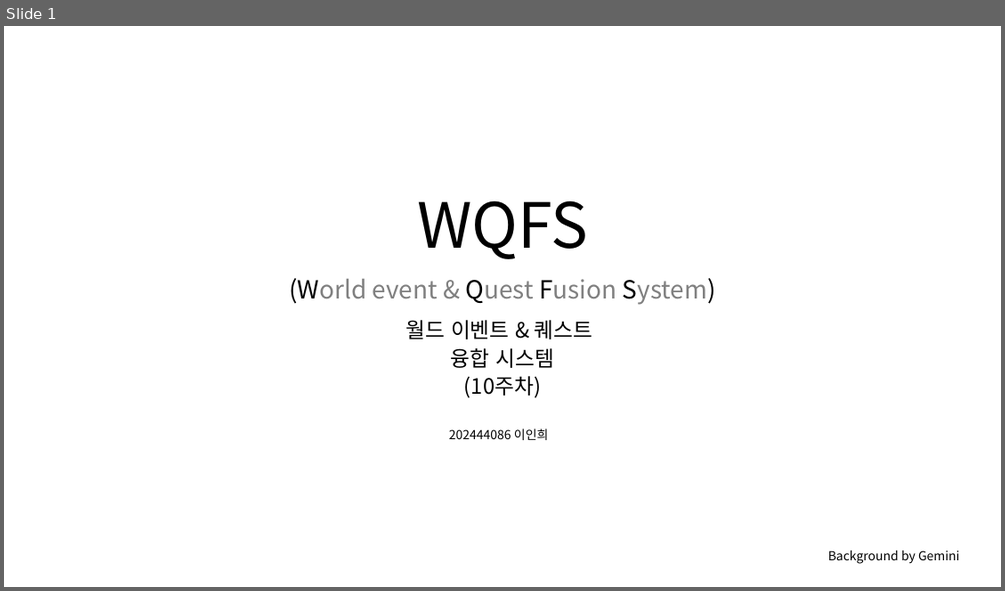
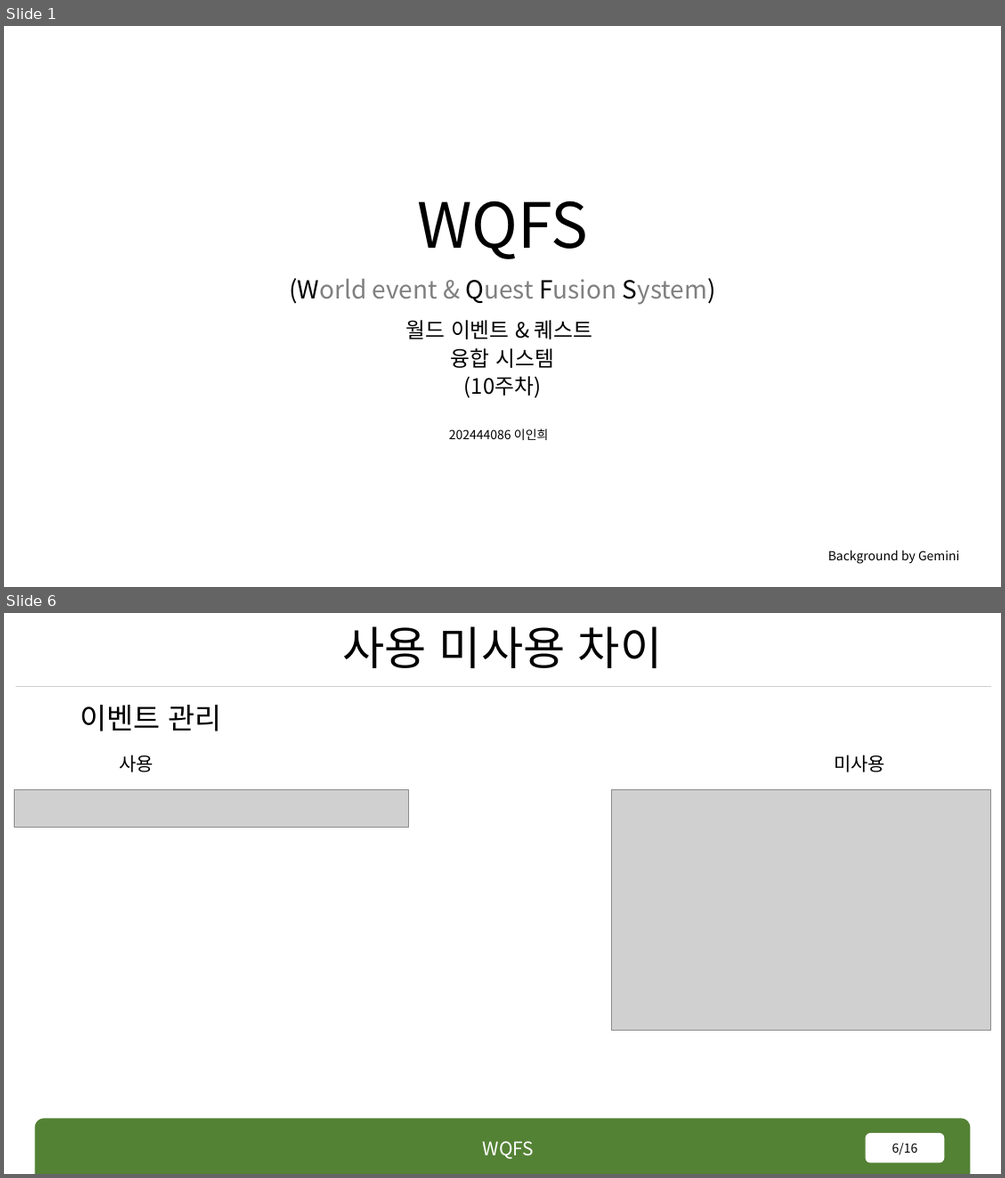
Before and after one commit to rennOobayashi/WQFS, a slide deck: WQFS.pptx. Shown one above the other, each under a label of ours: slide 1 before the commit, slides 1 and 6 after it; the slides between them are not shown. The pictures are 1005x591 and 1005x1178 pixels, drawn with LibreOffice and Linux fonts; fonts in the diff are those of the drawing; grey boxes stand for pictures; background and template pictures are left out. Boxes give left, top, right and bottom in pixels: in the first picture for what was removed or moved away, otherwise in the second. Text is boxed around its words. In the diff, an @@ line names an element or a change of style, - is before the commit and + after.

```diff
--- a/WQFS.pptx
+++ b/WQFS.pptx
@@ slide 6 added at (x1=4, y1=613, x2=1001, y2=1174), background #FFFFFF @@
@@ title added at (x1=342, y1=626, x2=662, y2=668), 44 pt, text #000000 @@
+사용 미사용 차이
@@ line added from (16, 686) to (992, 686), #D0CECE 0.5 pt @@
@@ text added at (x1=80, y1=705, x2=221, y2=731), 28 pt, text #000000 @@
+이벤트 관리
@@ text added at (x1=119, y1=755, x2=154, y2=772), 18 pt, text #000000 @@
+사용
@@ text added at (x1=833, y1=755, x2=885, y2=772), 18 pt, text #000000 @@
+미사용
@@ picture added at (x1=15, y1=789, x2=409, y2=827) @@
@@ picture added at (x1=611, y1=789, x2=991, y2=1030) @@
@@ round same rect added at (x1=34, y1=1119, x2=971, y2=1174), fill #548235 @@
@@ text added at (x1=483, y1=1141, x2=534, y2=1159), 18 pt, text #FFFFFF @@
+WQFS
@@ page number added at (x1=866, y1=1133, x2=945, y2=1163), fill #FFFFFF, 12 pt, text #000000 @@
+6/16
```
Also in this commit, not shown: 3 slides changed, 10 other slides added, 40 other files.
